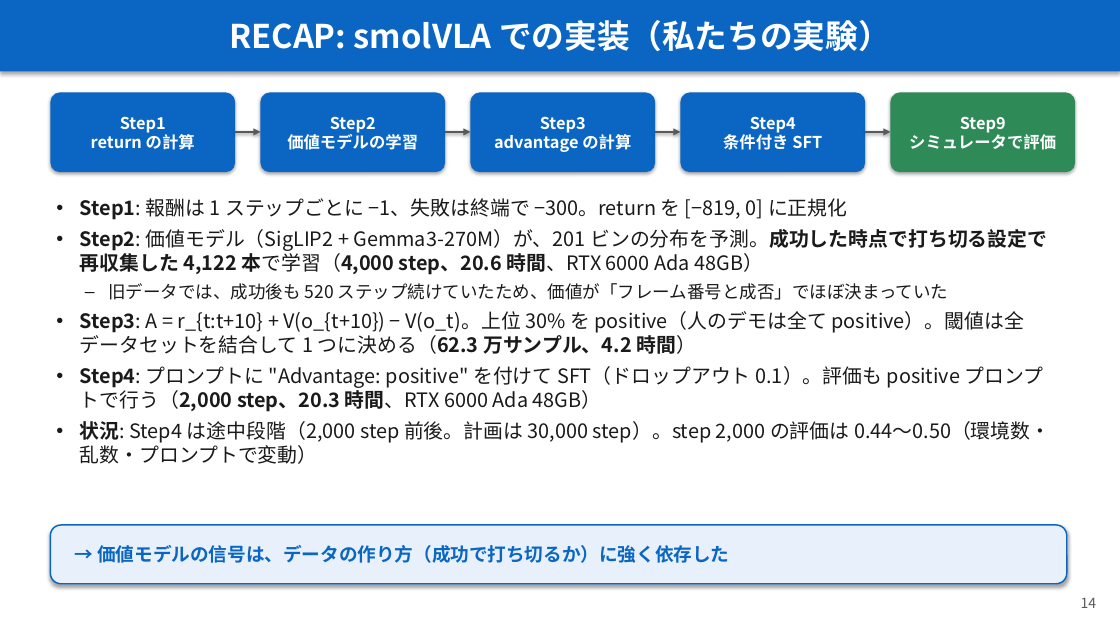
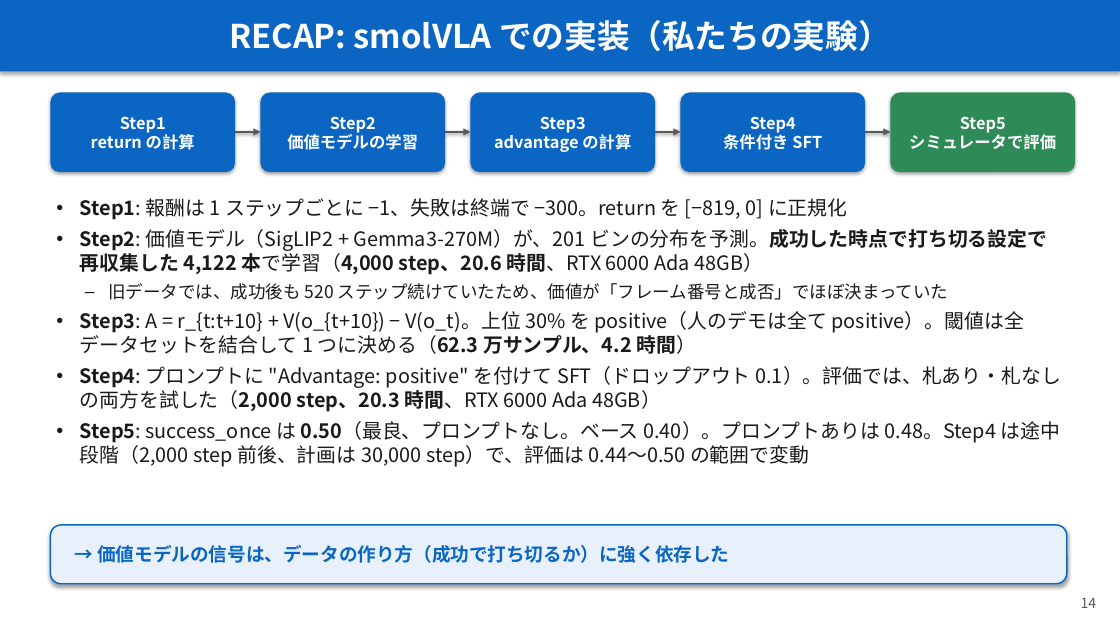
Before and after one commit to Junhand/libero_RL, a slide deck: slide 14 of docs/RECAP_STEAM_RLToken.pptx. Drawn at 1120x630 pixels with LibreOffice and Linux fonts; fonts in the diff are those of the drawing. Boxes give left, top, right and bottom in pixels: in the first picture for what was removed or moved away, otherwise in the second. Text is boxed around its words. In the diff, an @@ line names an element or a change of style, - is before the commit and + after.

```diff
--- a/docs/RECAP_STEAM_RLToken.pptx
+++ b/docs/RECAP_STEAM_RLToken.pptx
@@ text in rounded rectangle at (960,116,1006,133): text changed @@
-Step9
+Step5
@@ text at (80,366,1061,467): text changed @@
-• Step4: プロンプトに "Advantage: positive" を付けて SFT（ドロップアウト 0.1）。評価も positive プロンプトで行う（2,000 step、20.3 時間、RTX 6000 Ada 48GB）
-• 状況: Step4 は途中段階（2,000 step 前後。計画は 30,000 step）。step 2,000 の評価は 0.44〜0.50（環境数・乱数・プロンプトで変動）
+• Step4: プロンプトに "Advantage: positive" を付けて SFT（ドロップアウト 0.1）。評価では、札あり・札なしの両方を試した（2,000 step、20.3 時間、RTX 6000 Ada 48GB）
+• Step5: success_once は 0.50（最良、プロンプトなし。ベース 0.40）。プロンプトありは 0.48。Step4 は途中段階（2,000 step 前後、計画は 30,000 step）で、評価は 0.44〜0.50 の範囲で変動
```
Also in this commit, not shown: 2 other slides changed, 1 other file.
